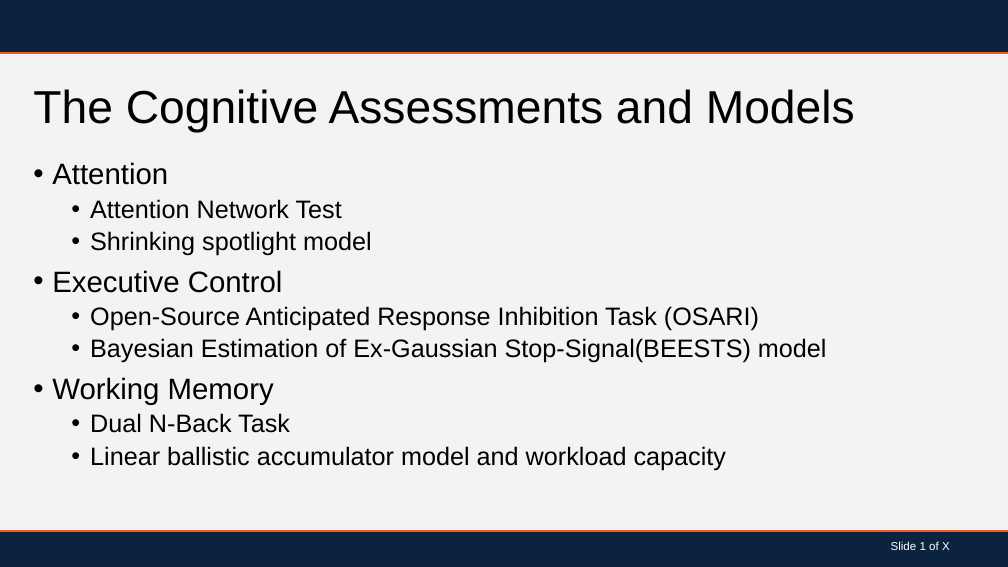
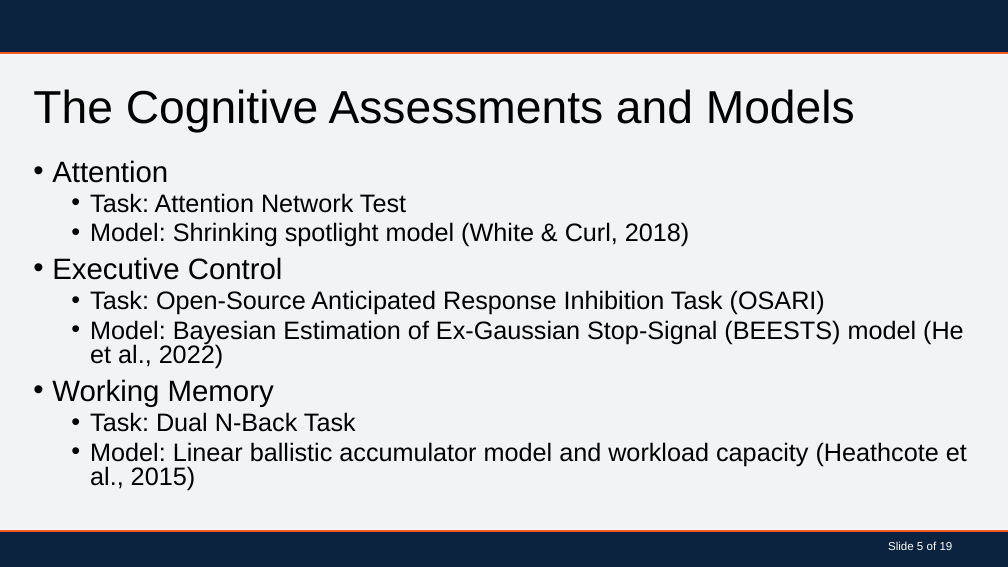
Before and after one commit to BLScheuler/Dissertation, a slide deck: slide 6 of Dissertation_PowerPoint.pptx (slide 8 before the commit). Drawn at 1008x567 pixels with LibreOffice and Linux fonts; fonts in the diff are those of the drawing; background and template pictures are left out. Boxes give left, top, right and bottom in pixels: in the first picture for what was removed or moved away, otherwise in the second. Text is boxed around its words. In the diff, an @@ line names an element or a change of style, - is before the commit and + after.

```diff
--- a/Dissertation_PowerPoint.pptx
+++ b/Dissertation_PowerPoint.pptx
@@ text at (x1=52, y1=160, x2=283, y2=407): line spacing 0.9 to 0.8 @@
@@ text at (x1=90, y1=193, x2=689, y2=247): text changed @@
-  • Attention Network Test
-  • Shrinking spotlight model
+  • Task: Attention Network Test
+  • Model: Shrinking spotlight model (White & Curl, 2018)
@@ text at (x1=90, y1=290, x2=964, y2=369): text changed @@
-  • Open-Source Anticipated Response Inhibition Task (OSARI)
-  • Bayesian Estimation of Ex-Gaussian Stop-Signal(BEESTS) model
+  • Task: Open-Source Anticipated Response Inhibition Task (OSARI)
+  • Model: Bayesian Estimation of Ex-Gaussian Stop-Signal (BEESTS) model (He et al., 2022)
@@ text at (x1=90, y1=412, x2=967, y2=491): text changed @@
-  • Dual N-Back Task
-  • Linear ballistic accumulator model and workload capacity
+  • Task: Dual N-Back Task
+  • Model: Linear ballistic accumulator model and workload capacity (Heathcote et al., 2015)
@@ text at (x1=888, y1=541, x2=953, y2=550): text changed @@
-Slide 1 of X
+Slide 5 of 19
```
Also in this commit, not shown: 11 other slides changed, 7 slides added.
